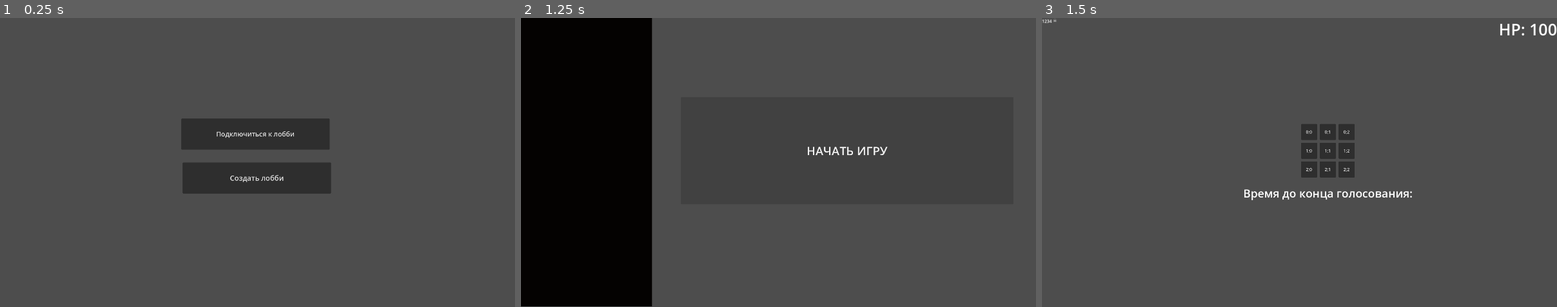
Above: before the commit, frames 1-3 (left to right).
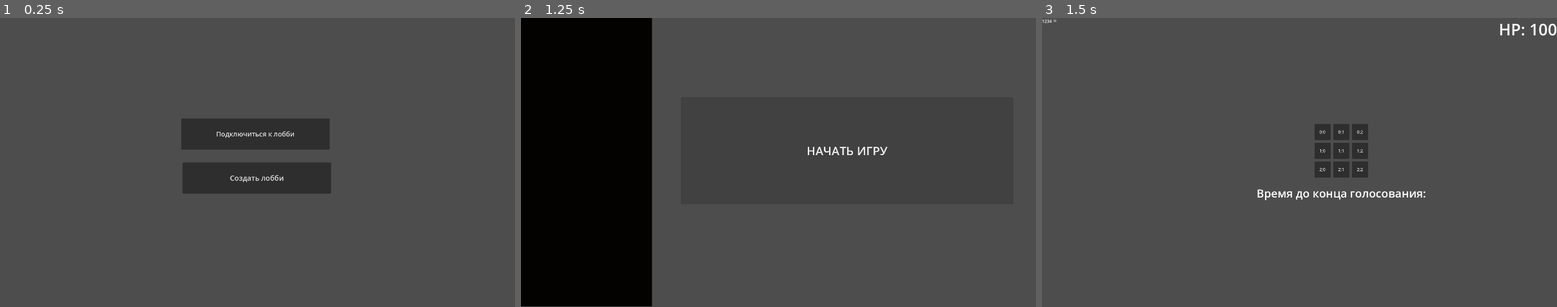
Above: after the commit, the same moments.

Repository: NOIRE-TEAM/United-We-Escape
Game: Godot game, scene res://scenes/gui/menu.tscn
Same seed, same stepped clock (60 frames per second), same inputs: the game is played once before the commit and once after it.
Inputs:
- Up to frame 1 (0.25 s): no input
- Up to frame 2 (1.25 s): click "Подключиться к лобби" at 0.5 s
- Up to frame 3 (1.5 s): click "НАЧАТЬ ИГРУ" at 1.25 s

Frames 1-2 are identical in both runs. In frame 3, 1.8% of the frame differs, in the area x 39-75%, y 36-64%.

Commit message:
недофикс голосования + начал заменять в интерфейсе id на имена

Diff:
--- a/scenes/game/levels/Game.gd
+++ b/scenes/game/levels/Game.gd
@@ -21,8 +21,6 @@
 
 var route = level.duplicate(true)
 
-
-
 var startPosX: int = 0
 var startPosY: int = 0
 var endPosX: int = 2
@@ -81,7 +79,10 @@
 
 func add_label_player(player_id):
 	var label = one_player.instantiate()
-	label._set_name(str(player_id))
+	var name = Lobby.players[player_id].name
+	if player_id == multiplayer.get_unique_id():
+		name += " (Вы)"
+	label._set_name(name)
 	label._set_status(Lobby.players[player_id].status)
 	container.add_child(label)
 
@@ -140,10 +141,23 @@
 func unpause_game():
 	get_tree().paused = false
 
+@rpc("any_peer", "call_local", "reliable")
+func player_set_name(name):
+	Lobby.players[multiplayer.get_unique_id()].name = name
+	for player in Lobby.players:
+		rpc_id(player, "id_set_name", multiplayer.get_unique_id(), name)
+
+@rpc("any_peer", "call_local", "reliable")
+func id_set_name(id, name):
+	Lobby.players[id].name = name
+
 # Called only on the server.
 func start_game():
+	var counter: int = 0
 	for player in Lobby.players:
 		rpc_id(player, "unpause_game")
+		rpc_id(player, "player_set_name", knights_names[counter])
+		counter += 1
 
 func _on_choice(y: int, x: int):
 	print(Lobby.players)
--- a/scenes/game/levels/Game.tscn
+++ b/scenes/game/levels/Game.tscn
@@ -20,7 +20,7 @@
 anchor_bottom = 1.0
 grow_horizontal = 2
 grow_vertical = 2
-split_offset = 200
+split_offset = 300
 
 [node name="ScrollContainer" type="ScrollContainer" parent="HSplitContainer"]
 layout_mode = 2
--- a/scenes/game/levels/choice/choice_script.gd
+++ b/scenes/game/levels/choice/choice_script.gd
@@ -7,9 +7,13 @@
 var votes = {}
 var buttons = []
 var choice_id = "-1"
+var kicked_player = ""
+
+signal can_continue_signal(new_result)
 
 # Called when the node enters the scene tree for the first time.
 func _ready():
+	#connect("my_signal", self, "my_method")
 	$VBoxContainer/Player_to_kick.set_text("Вы попали в ловушку. Хотите кого-то выгнать?")
 	Lobby.player_info.test = 2
 	for child in container.get_children():
@@ -33,6 +37,12 @@
 func update_votes(player_name, delta):
 	votes[player_name] += delta
 
+@rpc("any_peer", "call_remote", "reliable")
+func sync_result(result):
+	#kicked_player = result
+	print("QQEQNQNDON1 ", kicked_player, ", id ", multiplayer.get_unique_id())
+	can_continue_signal.emit(result)
+
 # Called every frame. 'delta' is the elapsed time since the previous frame.
 func _process(delta):
 	$VBoxContainer/Time_to_choice.set_text(str(snapped(timer.time_left, 0.1)))
@@ -47,26 +57,26 @@
 		rpc_id(player,"update_votes", id, 1)
 	print("Vote for: " + id)
 
-
-	#print(multiplayer.get_remote_sender_id(), multiplayer.get_unique_id())
-	#var local_player_id = get_tree().get_network_unique_id()
-
-func start_game():
-	print("hui")
-
 func _on_timer_timeout():
 	var max = -1
-	var kicked_player = ""
 	for button in buttons:
 		if votes[button.text] > max:
 			max = votes[button.text]
 			kicked_player = button.text
+	$VBoxContainer/Player_to_kick.set_text("Подсчёт голосов...")
+	for player in Lobby.players:
+		if (player != 1 && multiplayer.get_unique_id() == 1):
+			print("QQEQNQNDON2 ", kicked_player)
+			rpc_id(player, "sync_result", kicked_player)
+	if multiplayer.get_unique_id() != 1:
+		kicked_player = await can_continue_signal
+	print("QQEQNQNDON ", kicked_player)
 	if max == 0:
 		$VBoxContainer/Player_to_kick.set_text("Выбор не был сделан")
 	elif kicked_player == skip_button.text:
 		$VBoxContainer/Player_to_kick.set_text("Игроки выбрали пропустить голосование")
 	else:
-		$VBoxContainer/Player_to_kick.set_text("Выбранный игрок: " + kicked_player)
+		$VBoxContainer/Player_to_kick.set_text("Выбранный игрок: " + Lobby.players[int(kicked_player)].name)
 		#print(int(kicked_player))
 		Lobby.players[int(kicked_player)].status = "✖"
 	print(votes)
